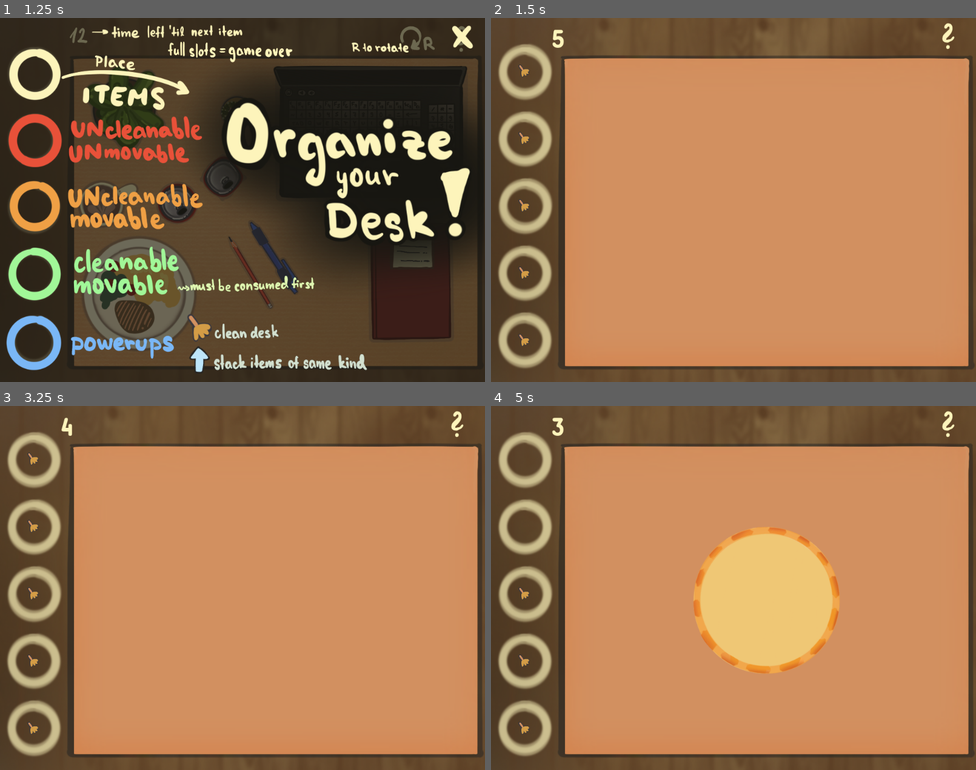
Above: before the commit, frames 1-4 (two rows, left to right).
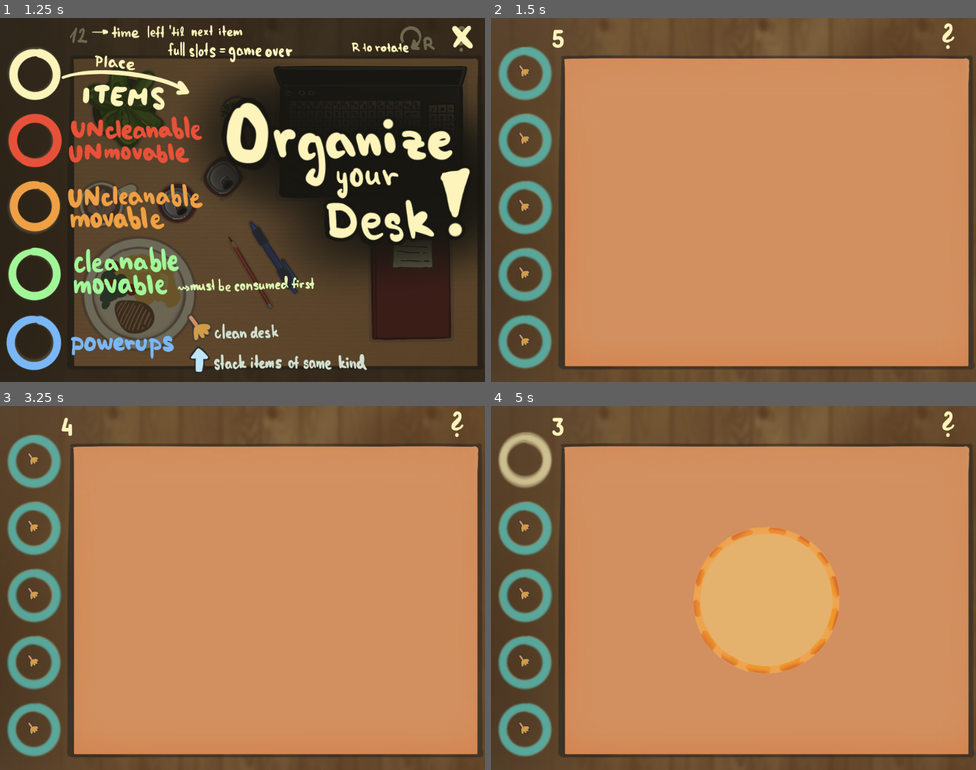
Above: after the commit, the same moments.

Repository: Nekaque/GJTraining
Game: Godot game, scene res://scenes/menu.tscn
The game is run twice, just before and just after one commit, with the same random seed, the same clock (stepped at 60 frames per second) and the same inputs.
Inputs (mouse positions are in pixels of both pictures, inside the frame that each line leads up to):
- Up to frame 1 (1.25 s): click (242, 167) at 0.5 s
- Up to frame 2 (1.5 s): click (951, 36) at 1.25 s
- Up to frame 3 (3.25 s): click (460, 424) at 2 s; click (460, 424) at 2.75 s
- Up to frame 4 (5 s): tap Enter at 3.5 s; drag from (524, 460) to (767, 598) at 3.52 s; drag from (524, 529) to (767, 598) at 4.27 s

Frame 1 is identical in both runs. In frame 2, 4.3% of the frame differs, in the area x 1-13%, y 7-97%; in frame 3, 4.3%; in frame 4, 3.5%.
Error before the commit: Invalid access of index '13' on a base object of type: 'Array'. (res://scripts/main.gd:52)

Commit message:
blue kolecka added

Diff:
--- a/scripts/main.gd
+++ b/scripts/main.gd
@@ -16,7 +16,7 @@
 var no_table = load("res://assets/buttons/hand_nontable.png")
 var table = load("res://assets/buttons/hand_table.png")
 var hover = load("res://assets/buttons/hand_hover.png")
-var kolecka_barvy = ['green', 'yellow', 'green', 'green', 'red', 'red', 'yellow', 'yellow', 'yellow']
+var kolecka_barvy = ['green', 'yellow', 'green', 'green', 'red', 'red', 'yellow', 'yellow', 'yellow', 'blue', 'blue', 'blue', 'blue', 'blue']
 @onready var kolecka = [$kolecka/kolecko1, $kolecka/kolecko2, $kolecka/kolecko3, $kolecka/kolecko4, $kolecka/kolecko5]
 @onready var timer = $Timer
 @onready var label = $Label
